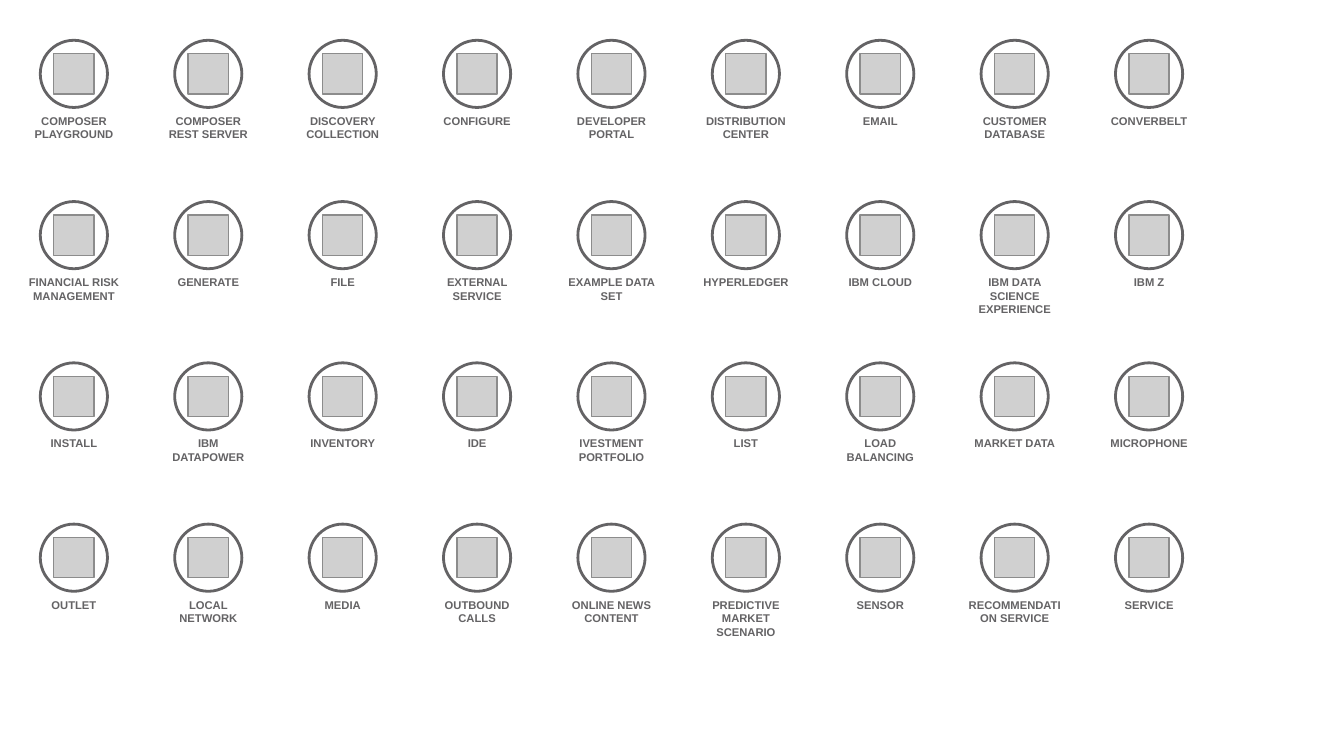
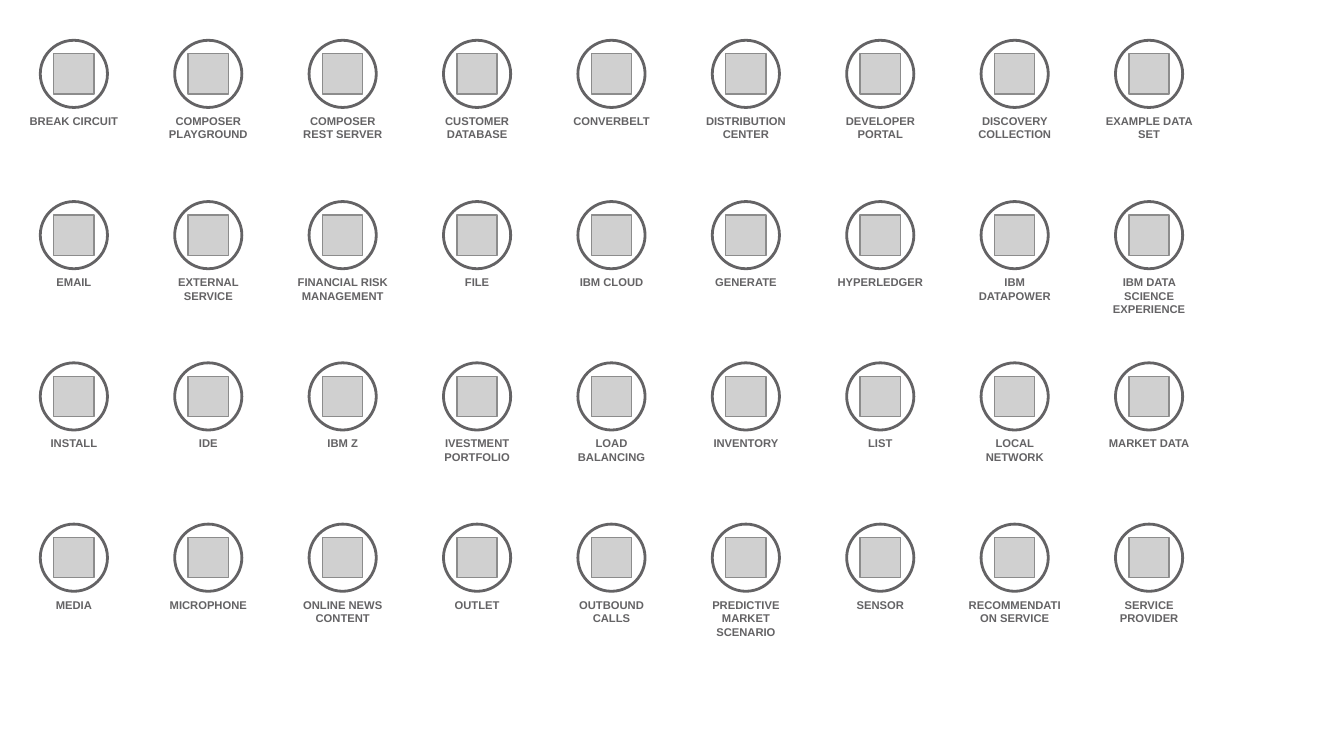
Before and after one commit to l2fprod/myarchitecture, a slide deck: slide 9 of mycatalog-architecture-diagram-template.pptx. Drawn at 1344x756 pixels with LibreOffice and Linux fonts; fonts in the diff are those of the drawing; grey boxes stand for pictures. Boxes give left, top, right and bottom in pixels: in the first picture for what was removed or moved away, otherwise in the second. Text is boxed around its words. In the diff, an @@ line names an element or a change of style, - is before the commit and + after.

```diff
--- a/mycatalog-architecture-diagram-template.pptx
+++ b/mycatalog-architecture-diagram-template.pptx
@@ text at [30,117,118,125]: text changed @@
-COMPOSER PLAYGROUND
+BREAK CIRCUIT
@@ text at [169,117,248,138]: text changed @@
-COMPOSER REST SERVER
+COMPOSER PLAYGROUND
@@ text at [303,117,382,138]: text changed @@
-DISCOVERY COLLECTION
+COMPOSER REST SERVER
@@ text at [445,117,509,138]: text changed @@
-CONFIGURE
+CUSTOMER DATABASE
@@ text at [573,117,649,125]: text changed @@
-DEVELOPER PORTAL
+CONVERBELT
@@ text at [846,117,915,138]: text changed @@
-EMAIL
+DEVELOPER PORTAL
@@ text at [978,117,1051,138]: text changed @@
-CUSTOMER DATABASE
+DISCOVERY COLLECTION
@@ text at [1106,117,1192,138]: text changed @@
-CONVERBELT
+EXAMPLE DATA SET
@@ text at [56,278,91,286]: text changed @@
-FINANCIAL RISK MANAGEMENT
+EMAIL
@@ text at [178,278,238,300]: text changed @@
-GENERATE
+EXTERNAL SERVICE
@@ text added at [298,278,388,300], 6 pt, text #646365, bold @@
+FINANCIAL RISK MANAGEMENT
@@ text removed at [447,278,507,300] @@
-EXTERNAL SERVICE
@@ text at [580,278,643,286]: text changed @@
-EXAMPLE DATA SET
+IBM CLOUD
@@ text added at [715,278,776,286], 6 pt, text #646365, bold @@
+GENERATE
@@ text at [979,278,1051,300]: text changed @@
-IBM CLOUD
+IBM DATAPOWER
@@ text removed at [1134,278,1164,286] @@
-IBM Z
@@ text at [199,439,218,447]: text changed @@
-IBM DATAPOWER
+IDE
@@ text at [327,439,358,447]: text changed @@
-INVENTORY
+IBM Z
@@ text "IVESTMENT PORTFOLIO": place and size @@
-text "IVESTMENT PORTFOLIO" at [579,439,644,461]
+text "IVESTMENT PORTFOLIO" at [444,439,509,461]
@@ text removed at [468,439,487,447] @@
-IDE
@@ text "LOAD BALANCING": place and size @@
-text "LOAD BALANCING" at [847,439,914,461]
+text "LOAD BALANCING" at [578,439,645,461]
@@ text added at [714,439,779,447], 6 pt, text #646365, bold @@
+INVENTORY
@@ text added at [986,439,1044,461], 6 pt, text #646365, bold @@
+LOCAL NETWORK
@@ text removed at [1110,439,1187,447] @@
-MICROPHONE
@@ 6 texts: place and size @@
-6 texts at [331,278,1054,622]
+6 texts at [465,278,1189,622]
@@ text at [56,601,92,609]: text changed @@
-OUTLET
+MEDIA
@@ text at [170,601,247,609]: text changed @@
-LOCAL NETWORK
+MICROPHONE
@@ text at [303,601,383,622]: text changed @@
-MEDIA
+ONLINE NEWS CONTENT
@@ text added at [455,601,500,609], 6 pt, text #646365, bold @@
+OUTLET
@@ text removed at [572,601,651,622] @@
-ONLINE NEWS CONTENT
@@ text at [1120,601,1179,622]: text changed @@
-SERVICE
+SERVICE PROVIDER
```
Also in this commit, not shown: 2 other slides changed.
